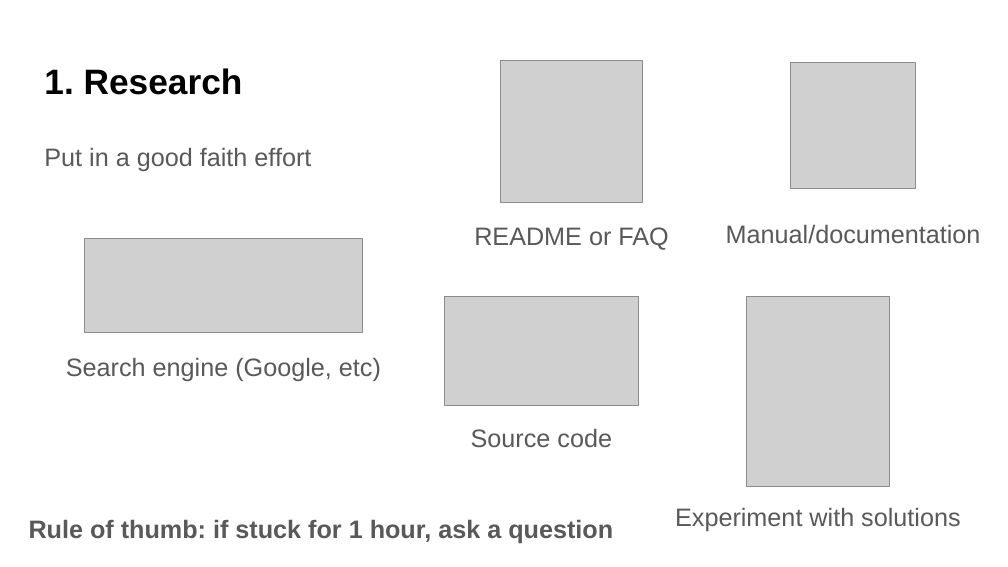
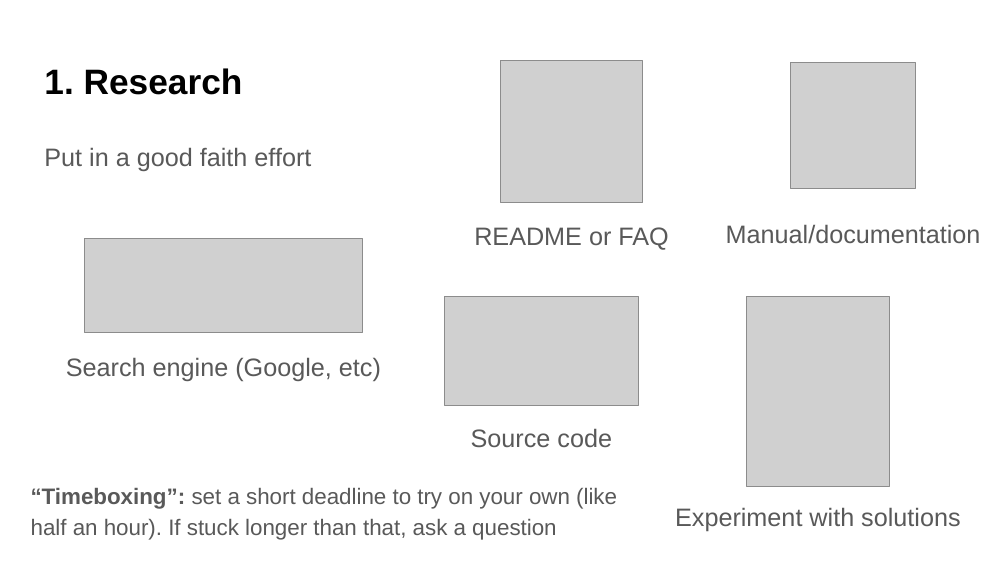
Before and after one commit to UWDATA515/lecture-materials, a slide deck: slide 8 of 01/DATA515_01_AskingQuestions.pptx (slide 6 before the commit). Drawn at 1008x567 pixels with LibreOffice and Linux fonts; fonts in the diff are those of the drawing; grey boxes stand for pictures; background and template pictures are left out. Boxes give left, top, right and bottom in pixels: in the first picture for what was removed or moved away, otherwise in the second. Text is boxed around its words. In the diff, an @@ line names an element or a change of style, - is before the commit and + after.

```diff
--- a/01/DATA515_01_AskingQuestions.pptx
+++ b/01/DATA515_01_AskingQuestions.pptx
@@ text at (31, 488, 617, 540): text changed; size 18 to 16 pt; bold off @@
-Rule of thumb: if stuck for 1 hour, ask a question
+“Timeboxing”: set a short deadline to try on your own (like half an hour). If stuck longer than that, ask a question
```
Also in this commit, not shown: 9 other slides changed, 3 slides added, 3 other files.
